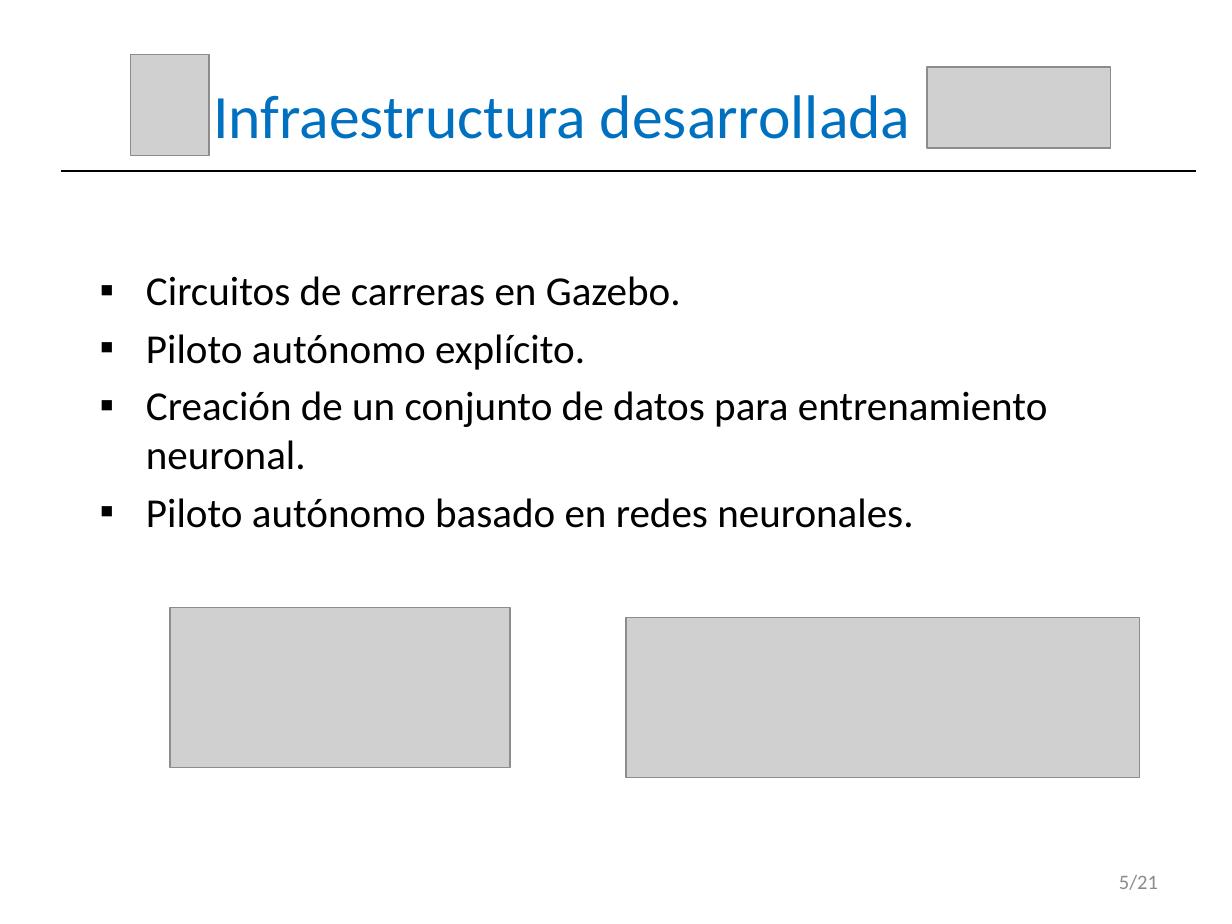
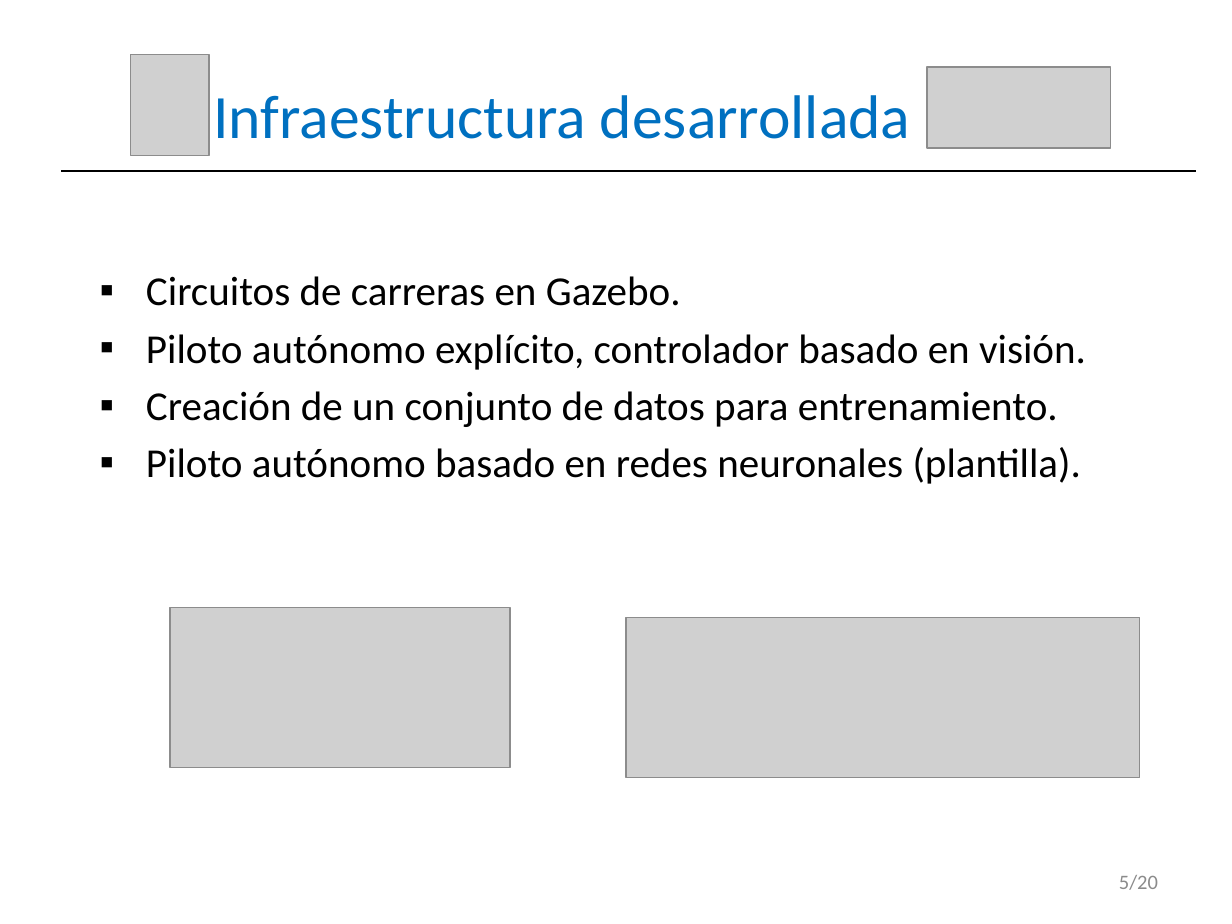
Before and after one commit to RoboticsLabURJC/2017-tfm-vanessa-fernandez, a slide deck: slide 6 of Memoria/Presentación.pptx. Drawn at 1232x924 pixels with LibreOffice and Linux fonts; fonts in the diff are those of the drawing; grey boxes stand for pictures. Boxes give left, top, right and bottom in pixels: in the first picture for what was removed or moved away, otherwise in the second. Text is boxed around its words. In the diff, an @@ line names an element or a change of style, - is before the commit and + after.

```diff
--- a/Memoria/Presentación.pptx
+++ b/Memoria/Presentación.pptx
@@ text at [146, 334, 1086, 484]: text changed @@
-▪ Piloto autónomo explícito.
-▪ Creación de un conjunto de datos para entrenamiento neuronal.
-▪ Piloto autónomo basado en redes neuronales.
+▪ Piloto autónomo explícito, controlador basado en visión.
+▪ Creación de un conjunto de datos para entrenamiento.
+▪ Piloto autónomo basado en redes neuronales (plantilla).
@@ text at [1119, 875, 1158, 890]: text changed @@
-5/21
+5/20
```
Also in this commit, not shown: 19 other slides changed, 1 slide removed.
